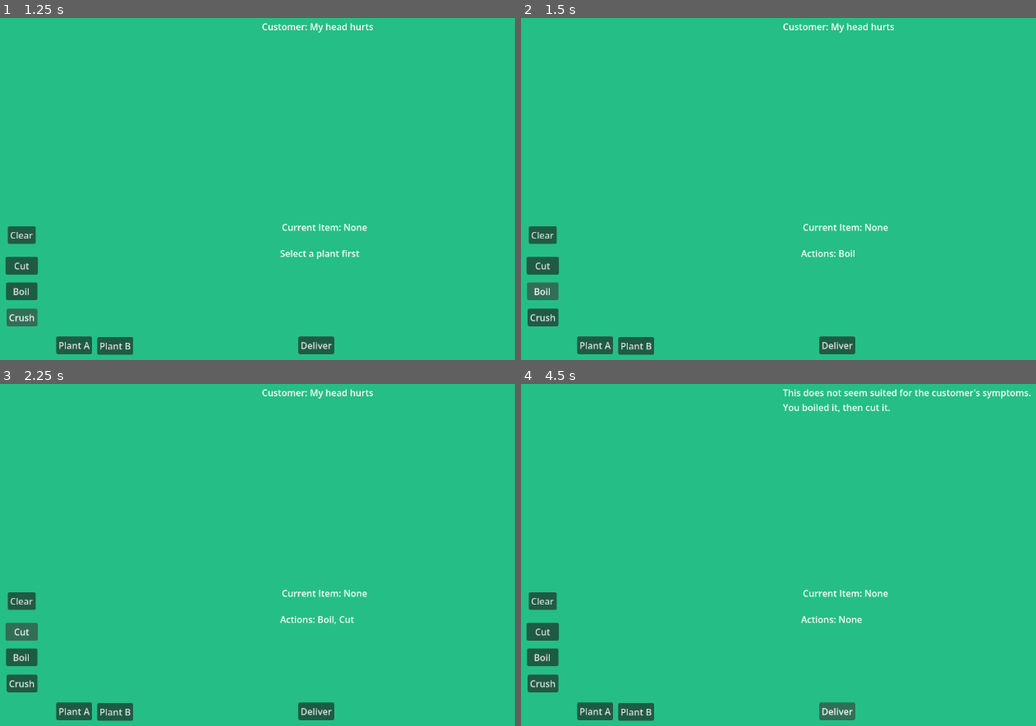
Above: before the commit, frames 1-4 (two rows, left to right).
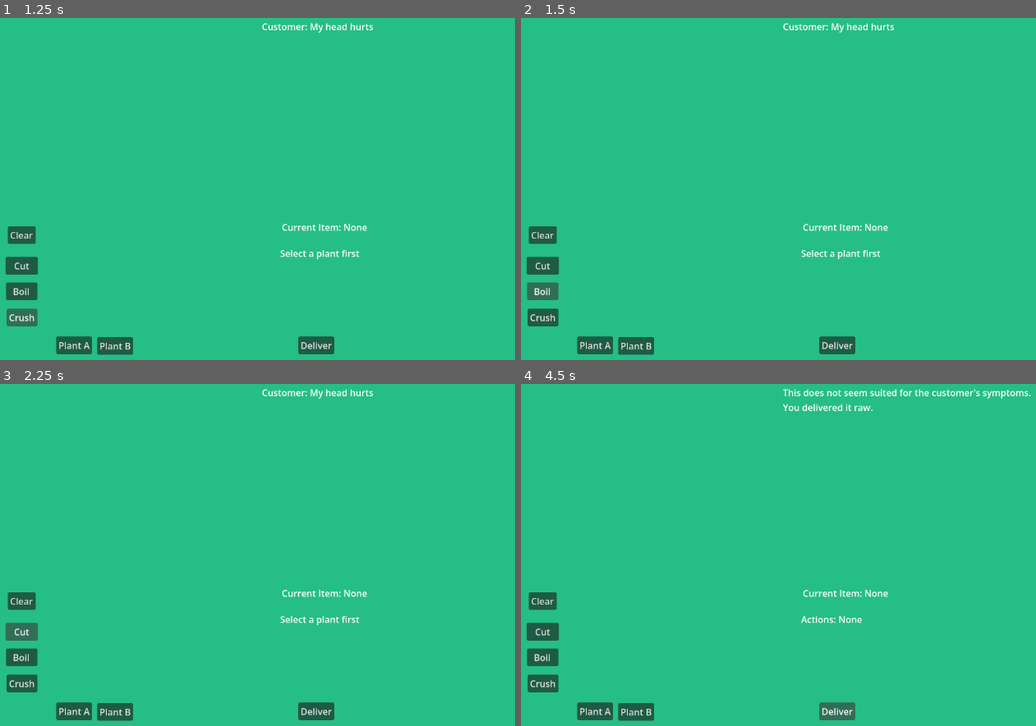
Above: after the commit, the same moments.

Repository: ErrorCodeTaken/alchemist-game
Game: Godot game, scene res://main.tscn
Two runs of this game, one before a commit and one after it. Both use one fixed random seed, a clock stepped at 60 frames per second and the inputs below.
Inputs:
- Up to frame 1 (1.25 s): click "Crush" at 0.5 s
- Up to frame 2 (1.5 s): click "Boil" at 1.25 s
- Up to frame 3 (2.25 s): click "Cut" at 2 s
- Up to frame 4 (4.5 s): click "Plant A" at 2.75 s; click "Plant B" at 3.5 s; click "Deliver" at 4.25 s

Frame 1 is identical in both runs. In frame 2, 0.2% of the frame differs, in the area x 54-70%, y 67-71%; in frame 3, 0.2%; in frame 4, 0.2%.

Commit message:
Refactor tool inputs to unified apply_action system
Introduced a centralized apply_action(action_name) function to handle all tool interactions (cut, crush, boil). Refactored button handlers to call this function instead of containing individual logic.

This decouples input methods from gameplay logic, allowing future systems (e.g. tools, drag-and-drop interactions) to reuse the same action pipeline without rewriting crafting rules.

Diff:
--- a/main.gd
+++ b/main.gd
@@ -186,7 +186,8 @@
 			$ItemLabel.text = "Current Item: Glassleaf"
 
 
-func _on_crush_pressed() -> void:
+
+func apply_action(action_name: String) -> void:
 	if is_busy:
 		return
 
@@ -194,30 +195,23 @@
 		$SelectionLabel.text = "Select a plant first"
 		return
 
-	if not "cut" in actions:
+	if action_name == "crush" and not "cut" in actions:
 		$SelectionLabel.text = "You need to cut it first"
 		return
 
-	actions.append("crush")
+	actions.append(action_name)
 	$SelectionLabel.text = "Actions: " + ", ".join(actions).capitalize()
 	update_item_label()
 
+func _on_crush_pressed() -> void:
+	apply_action("crush")
+
 
 func _on_boil_pressed() -> void:
-	if is_busy:
-		return
-
-	actions.append("boil")
-	$SelectionLabel.text = "Actions: " + ", ".join(actions).capitalize()
-	update_item_label()
+	apply_action("boil")
 
 func _on_cut_pressed() -> void:
-	if is_busy:
-		return
-
-	actions.append("cut")
-	$SelectionLabel.text = "Actions: " + ", ".join(actions).capitalize()
-	update_item_label()
+	apply_action("cut")
 
 func _on_clear_actions_pressed() -> void:
 	if is_busy:
